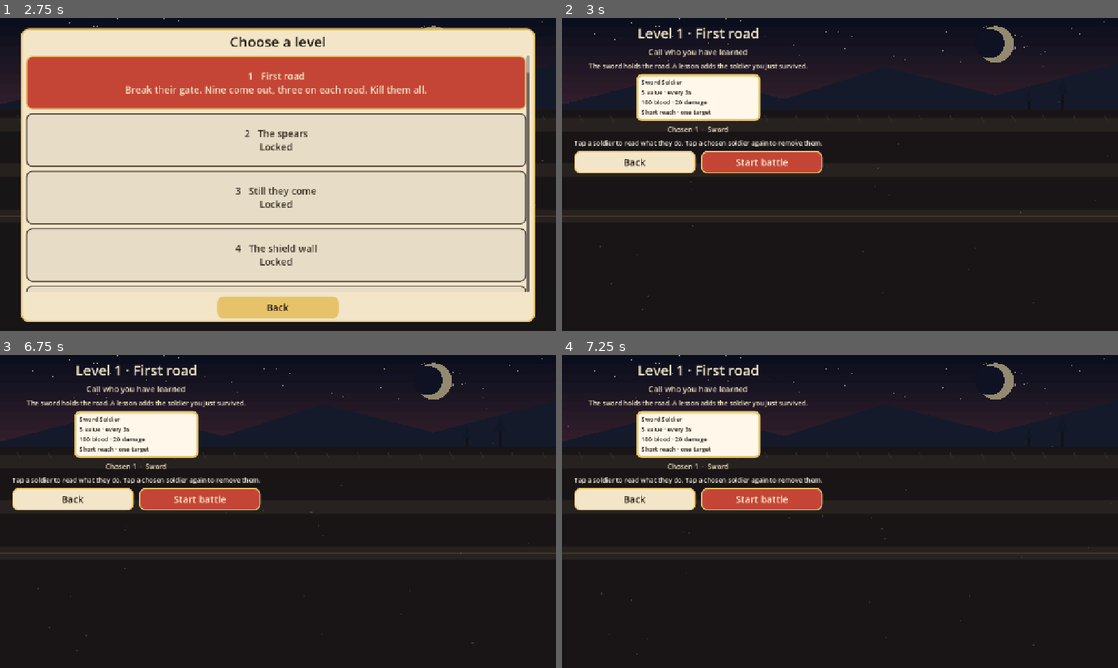
Above: before the commit, frames 1-4 (two rows, left to right).
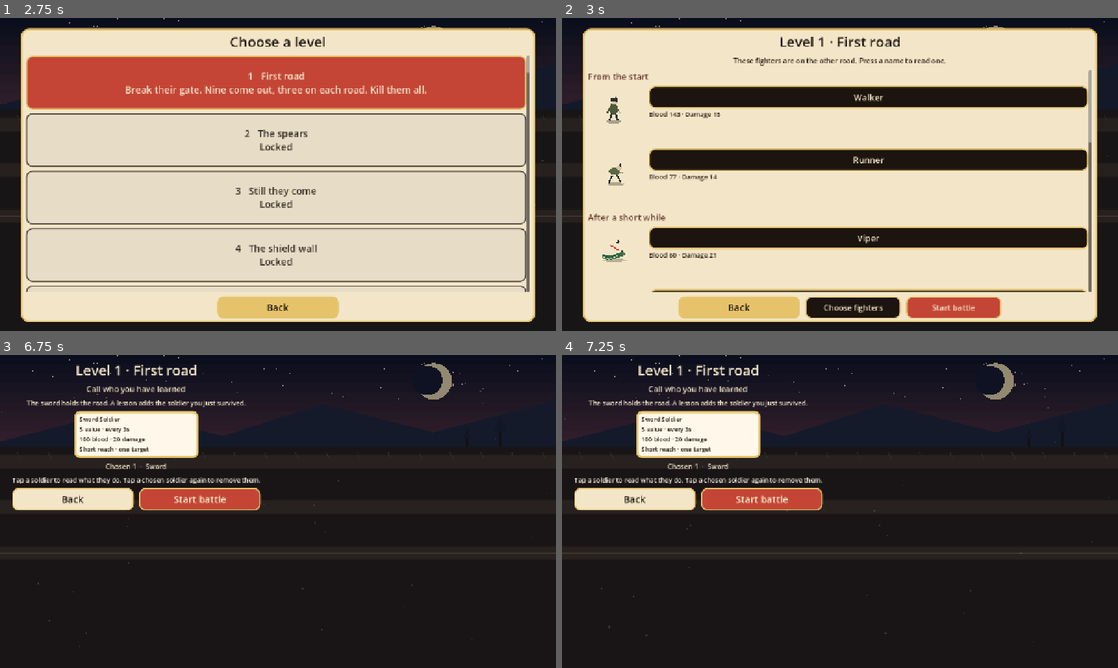
Above: after the commit, the same moments.

Repository: thomakhy025-code/n-vs-z
Game: Godot game, scene res://scenes/main.tscn
Same seed, same stepped clock (60 frames per second), same inputs: the game is played once before the commit and once after it.
Inputs (mouse positions are in pixels of both pictures, inside the frame that each line leads up to):
- Up to frame 1 (2.75 s): click "Play" at 0.5 s; click "Back" at 1.25 s; click "Play" at 2 s
- Up to frame 2 (3 s): click "1 First road Break their gate…" at 2.75 s
- Up to frame 3 (6.75 s): click "Back" at 3.5 s; tap Enter (ui_accept) at 4.25, 4.52, 4.82, 5, 5.75 s; move the mouse to (400, 495) at 4.27 s; hold D (move_right) 4.28-5 s; hold J (sword) 4.28-5 s; click (400, 495) at 4.42 s; drag from (166, 527) to (250, 574) at 5.02 s; move the mouse to (333, 442) at 5.77 s; hold D (move_right) 5.78-6.5 s; hold J (sword) 5.78-6.5 s; tap 1 (slot1) at 5.85 s; click (333, 442) at 5.92 s; click (289, 642) at 6.5 s, where only the run after the commit has a clickable "Choose fighters"
- Up to frame 4 (7.25 s): no input

Frame 1 is identical in both runs. In frame 2, 77% of the frame differs, in the area x 2-97%, y 3-98%; in frame 3, less than 0.1%; in frame 4, less than 0.1%.

Commit message:
Show each level's enemies, with a full card on the name, before the squad is chosen.
Co-authored-by: Cursor <cursoragent@cursor.com>

Diff:
--- a/scripts/battle.gd
+++ b/scripts/battle.gd
@@ -524,6 +524,10 @@
 
 
 func _enemy_options() -> Array:
+	return enemy_ids(level_no, rules, battle_time)
+
+
+static func enemy_ids(level_no: int, rules: Dictionary, battle_time: float) -> Array:
 	var human := str(rules.get("faction", "")) == "human"
 	var modern := human and level_no >= 61
 	var dire := (not human) and level_no >= 41
@@ -532,7 +536,16 @@
 		options = ["knives", "buck", "firebow"]
 	elif dire:
 		options = ["walker", "runner", "moth"]
-	if battle_time >= _rule_f("oni_at", 50.0):
+	var oni_at := 50.0
+	var brute_at := 24.0
+	var spitter_at := 12.0
+	if rules.has("oni_at"):
+		oni_at = float(rules["oni_at"])
+	if rules.has("brute_at"):
+		brute_at = float(rules["brute_at"])
+	if rules.has("spitter_at"):
+		spitter_at = float(rules["spitter_at"])
+	if battle_time >= oni_at:
 		if modern:
 			options = ["scope", "aria", "smog", "crow", "buck", "ward", "fan"]
 		elif human:
@@ -541,7 +554,7 @@
 			options = ["glut", "oni", "brood", "elder", "moth", "howler", "storm"]
 		else:
 			options = ["oni", "howler", "storm", "herald", "reaver", "shell", "walker", "runner"]
-	elif battle_time >= _rule_f("brute_at", 24.0):
+	elif battle_time >= brute_at:
 		if modern:
 			options = ["smog", "aria", "buck", "javelin", "ward", "fan"]
 		elif human:
@@ -550,7 +563,7 @@
 			options = ["brood", "elder", "moth", "howler", "reaver", "viper", "walker"]
 		else:
 			options = ["howler", "herald", "reaver", "shell", "viper", "walker", "runner"]
-	elif battle_time >= _rule_f("spitter_at", 12.0):
+	elif battle_time >= spitter_at:
 		if modern:
 			options = ["buck", "knives", "firebow", "javelin", "ward"]
 		elif human:
@@ -562,11 +575,16 @@
 	return options
 
 
-func _scaled_enemy(entry: Dictionary) -> Dictionary:
+static func faced_enemy(entry: Dictionary, rules: Dictionary) -> Dictionary:
 	var copy: Dictionary = entry.duplicate()
-	var mult := _rule_f("dmg_mult", 1.0)
+	var mult := 1.0
+	var hp_mult := 1.0
+	if rules.has("dmg_mult"):
+		mult = float(rules["dmg_mult"])
+	if rules.has("hp_mult"):
+		hp_mult = float(rules["hp_mult"])
 	var kind := str(copy.get("id", ""))
-	copy["hp"] = maxi(1, int(round(float(copy["hp"]) * _rule_f("hp_mult", 1.0))))
+	copy["hp"] = maxi(1, int(round(float(copy["hp"]) * hp_mult)))
 	if kind == "ward":
 		copy["damage"] = 5
 	elif kind == "fan":
@@ -586,6 +604,10 @@
 	if copy.has("chew"):
 		copy["chew"] = maxi(1, int(round(float(copy["chew"]) * mult)))
 	return copy
+
+
+func _scaled_enemy(entry: Dictionary) -> Dictionary:
+	return faced_enemy(entry, rules)
 
 
 func _rule_f(key: String, fallback: float) -> float:
--- a/scripts/main.gd
+++ b/scripts/main.gd
@@ -26,7 +26,7 @@
 
 The other gate calls its own fighters. On monster levels they are walkers, runners, a howler, a viper, a storm, a heral …(2548 unchanged characters)…
 
-Play lists seventy levels. The first is open. Winning a leve …(389 unchanged characters)… a little when the soldiers first arrive.
+Play lists seventy levels. The first is open. Winning a leve …(389 unchanged characters)… a little when the soldiers first arrive. Before you choose who to bring, the level shows the other side, each fighter with a skin and a name. Press a name to read blood, damage, attacking distance, attacking range, speed, and the special skill.
 
 Each level you open pays 100 diamonds. Clearing a level also pays coins. The base is 200 coins times the level. Three m …(328 unchanged characters)…
 
@@ -226,6 +226,7 @@
 })();
 """
 var chosen_level: int = 1
+var foe_return: bool = false
 var screen: String = "menu"
 var layout_account: bool = false
 var picking_duel: bool = false
@@ -340,11 +341,14 @@
 	elif screen == "duel":
 		show_title()
 		get_viewport().set_input_as_handled()
+	elif screen == "foe_detail":
+		_show_foes()
+		get_viewport().set_input_as_handled()
+	elif screen == "foe":
+		_show_levels()
+		get_viewport().set_input_as_handled()
 	elif screen == "select":
-		if picking_duel:
-			_show_duel()
-		else:
-			_show_levels()
+		_leave_select()
 		get_viewport().set_input_as_handled()
 
 
@@ -913,7 +917,266 @@
 	if index > unlocked or index < 1:
 		return
 	chosen_level = index
-	_show_select()
+	foe_return = true
+	_show_foes()
+
+
+func _show_foes() -> void:
+	screen = "foe"
+	if not picking_duel:
+		_prepare_loadout()
+	var rules: Dictionary = Levels.level(chosen_level)
+	var box := _open_page("Level %d · %s" % [int(rules["index"]), str(rules["name"])])
+	var intro := UiSkin.label("These fighters are on the other road. Press a name to read one.", 16, Color("2c2118"))
+	intro.horizontal_alignment = HORIZONTAL_ALIGNMENT_CENTER
+	intro.autowrap_mode = TextServer.AUTOWRAP_WORD_SMART
+	box.add_child(intro)
+	var scroll := ScrollContainer.new()
+	scroll.size_flags_horizontal = Control.SIZE_EXPAND_FILL
+	scroll.size_flags_vertical = Control.SIZE_EXPAND_FILL
+	scroll.horizontal_scroll_mode = ScrollContainer.SCROLL_MODE_DISABLED
+	box.add_child(scroll)
+	var list := VBoxContainer.new()
+	list.add_theme_constant_override("separation", 8)
+	list.size_flags_horizontal = Control.SIZE_EXPAND_FILL
+	scroll.add_child(list)
+	for band in _foe_bands(chosen_level):
+		var when := UiSkin.label(str(band["when"]), 20, Color("6b3a32"))
+		when.mouse_filter = Control.MOUSE_FILTER_IGNORE
+		list.add_child(when)
+		for row in band["rows"]:
+			list.add_child(_foe_row(str(row["id"]), str(row["kind"])))
+	var actions := HBoxContainer.new()
+	actions.alignment = BoxContainer.ALIGNMENT_CENTER
+	actions.add_theme_constant_override("separation", 12)
+	box.add_child(actions)
+	var back := _menu_button("Back", Color("e6c36a"), _show_levels)
+	back.size_flags_horizontal = Control.SIZE_SHRINK_CENTER
+	actions.add_child(back)
+	var choose := _menu_button("Choose fighters", Color("1c140e"), _show_select, 220, 18)
+	actions.add_child(choose)
+	if _squad_ok():
+		actions.add_child(_menu_button("Start battle", Color("c44536"), _begin_from_select, 220, 18))
+
+
+func _foe_row(id: String, kind: String) -> HBoxContainer:
+	var entry := _foe_entry(id, kind)
+	var row := HBoxContainer.new()
+	row.add_theme_constant_override("separation", 12)
+	row.alignment = BoxContainer.ALIGNMENT_BEGIN
+	row.size_flags_horizontal = Control.SIZE_EXPAND_FILL
+	var portrait := _foe_portrait(str(entry.get("paint", id)), 128, 136)
+	row.add_child(portrait)
+	var column := VBoxContainer.new()
+	column.size_flags_horizontal = Control.SIZE_EXPAND_FILL
+	column.add_theme_constant_override("separation", 2)
+	row.add_child(column)
+	var name_button := _menu_button(str(entry.get("name", id)), Color("1c140e"), _show_foe_detail.bind(id, kind), 360, 20)
+	name_button.size_flags_horizontal = Control.SIZE_EXPAND_FILL
+	column.add_child(name_button)
+	var facts := UiSkin.label("Blood %d · Damage %d" % [int(entry.get("hp", 0)), int(entry.get("damage", 0))], 15, Color("2c2118"))
+	facts.mouse_filter = Control.MOUSE_FILTER_IGNORE
+	column.add_child(facts)
+	return row
+
+
+func _foe_portrait(kind: String, wide: float, tall: float) -> Portrait:
+	var portrait := Portrait.new()
+	portrait.kind = kind
+	portrait.fit = true
+	portrait.custom_minimum_size = Vector2(wide, tall)
+	portrait.size_flags_vertical = Control.SIZE_SHRINK_CENTER
+	return portrait
+
+
+func _show_foe_detail(id: String, kind: String) -> void:
+	screen = "foe_detail"
+	var entry := _foe_entry(id, kind)
+	var box := _open_page(str(entry.get("name", id)))
+	var where := UiSkin.label("Level %d · %s" % [chosen_level, str(Levels.level(chosen_level)["name"])], 16, Color("6b3a32"))
+	where.horizontal_alignment = HORIZONTAL_ALIGNMENT_CENTER
+	box.add_child(where)
+	var frame := CenterContainer.new()
+	frame.custom_minimum_size = Vector2(0, 150)
+	frame.add_child(_foe_portrait(str(entry.get("paint", id)), 220, 140))
+	box.add_child(frame)
+	var scroll := ScrollContainer.new()
+	scroll.size_flags_horizontal = Control.SIZE_EXPAND_FILL
+	scroll.size_flags_vertical = Control.SIZE_EXPAND_FILL
+	scroll.horizontal_scroll_mode = ScrollContainer.SCROLL_MODE_DISABLED
+	box.add_child(scroll)
+	var column := VBoxContainer.new()
+	column.size_flags_horizontal = Control.SIZE_EXPAND_FILL
+	scroll.add_child(column)
+	var body := UiSkin.label(_foe_detail_text(entry, kind), 18, Color("2c2118"))
+	body.autowrap_mode = TextServer.AUTOWRAP_WORD_SMART
+	body.size_flags_horizontal = Control.SIZE_EXPAND_FILL
+	body.mouse_filter = Control.MOUSE_FILTER_IGNORE
+	column.add_child(body)
+	var pad := Control.new()
+	pad.custom_minimum_size = Vector2(0, 8)
+	pad.mouse_filter = Control.MOUSE_FILTER_IGNORE
+	column.add_child(pad)
+	scroll.resized.connect(_fit_scroll_label.bind(scroll, body))
+	var back := _menu_button("Back", Color("e6c36a"), _show_foes)
+	back.size_flags_horizontal = Control.SIZE_SHRINK_CENTER
+	box.add_child(back)
+
+
+func _foe_bands(level_index: int) -> Array:
+	var rules: Dictionary = Levels.level(level_index)
+	var seen: Dictionary = {}
+	var bands: Array = []
+	_collect_band(bands, seen, "From the start", BattleScript.enemy_ids(level_index, rules, 0.0))
+	_collect_band(bands, seen, "After a short while", BattleScript.enemy_ids(level_index, rules, float(rules["spitter_at"])))
+	_collect_band(bands, seen, "The harder wave", BattleScript.enemy_ids(level_index, rules, float(rules["brute_at"])))
+	_collect_band(bands, seen, "The last wave", BattleScript.enemy_ids(level_index, rules, float(rules["oni_at"])))
+	if bool(seen.get("brood", false)):
+		bands.append({"when": "When Brood dies", "rows": [{"id": "ling", "kind": "road"}]})
+	var lesson := str(rules.get("lesson", ""))
+	if lesson != "":
+		bands.append({"when": "When their gate breaks", "rows": [{"id": lesson, "kind": "lesson"}]})
+	elif bool(rules.get("boss", false)):
+		bands.append({"when": "When their gate breaks", "rows": [{"id": "boss", "kind": "boss"}]})
+	return bands
+
+
+func _collect_band(bands: Array, seen: Dictionary, when: String, ids: Array) -> void:
+	var rows: Array = []
+	for id in ids:
+		var key := str(id)
+		if bool(seen.get(key, false)):
+			continue
+		seen[key] = true
+		rows.append({"id": key, "kind": "road"})
+	if rows.is_empty():
+		return
+	bands.append({"when": when, "rows": rows})
+
+
+func _foe_entry(id: String, kind: String) -> Dictionary:
+	var rules: Dictionary = Levels.level(chosen_level)
+	if kind == "lesson":
+		var lesson := Catalog.lesson_foe(id, chosen_level)
+		if lesson.is_empty():
+			return {"id": id, "name": id, "paint": id, "hp": 1, "damage": 1}
+		return lesson
+	if kind == "boss":
+		var boss := Catalog.find_in(Catalog.enemy_roster(), "boss")
+		if boss.is_empty():
+			return {"id": "boss", "name": "General", "paint": "general", "hp": 1000, "damage": 200}
+		boss = boss.duplicate()
+		if str(rules.get("faction", "")) == "human":
+			boss["paint"] = "general"
+			boss["name"] = "General"
+		return boss
+	var entry := Catalog.find_in(Catalog.enemy_roster(), id)
+	if entry.is_empty():
+		return {"id": id, "name": id, "paint": id, "hp": 1, "damage": 1}
+	return BattleScript.faced_enemy(entry, rules)
+
+
+func _foe_detail_text(entry: Dictionary, kind: String) -> String:
+	var distance := float(entry.get("engage", 0.0))
+	var reach := float(entry.get("reach", 0.0))
+	var speed := float(entry.get("speed", 0.0))
+	var lines: PackedStringArray = PackedStringArray()
+	lines.append("Blood  %d" % int(entry.get("hp", 0)))
+	lines.append("Damage  %d" % int(entry.get("damage", 0)))
+	lines.append("Attacking distance  %s · %s. How close a foe must be before this one steps in." % [_num(distance), _reach_words(distance)])
+	lines.append("Attacking range  %s · %s. How far the blow itself lands." % [_num(reach), _reach_words(reach)])
+	lines.append("Speed  %s · %s" % [_num(speed), _speed_word(speed)])
+	lines.append("Time between strikes  %ss" % _num(float(entry.get("interval", 0.0))))
+	var foe_id := str(entry.get("id", ""))
+	if kind == "road" and foe_id != "ling":
+		lines.append("The other gate spends %d value, then waits %ss." % [int(entry.get("cost", 0)), _num(float(entry.get("cooldown", 0.0)))])
+	if int(entry.get("bounty", 0)) > 0 and kind != "boss":
+		lines.append("Beating one pays %d value." % int(entry.get("bounty", 0)))
+	lines.append("")
+	lines.append("Special skill")
+	lines.append(_foe_skill(entry, kind))
+	return "\n".join(lines)
+
+
+func _reach_words(value: float) -> String:
+	if value >= 1000.0:
+		return "the whole road"
+	if value >= 300.0:
+		return "long"
+	if value >= 140.0:
+		return "mid"
+	return "short"
+
+
+func _speed_word(value: float) -> String:
+	if value < 40.0:
+		return "slow"
+	if value < 80.0:
+		return "steady"
+	if value < 120.0:
+		return "quick"
+	return "fast"
+
+
+func _foe_skill(entry: Dictionary, kind: String) -> String:
+	var id := str(entry.get("id", ""))
+	if kind == "lesson":
+		return "Nine of these walk out when the gate breaks, three on each road. Kill all nine and this call is yours. The numbers above are what those nine have."
+	if kind == "boss" or id == "boss":
+		return "Walks out when the gate breaks. The level ends when this one dies."
+	match id:
+		"walker":
+			return "Walks one road and strikes one fighter at short range."
+		"runner":
+			return "Faster than a walker, and the next blow comes sooner."
+		"howler":
+			return "Hangs from the curse. Only an archer can hit it there. It swings once for %d onto an archer, a leveling caster, or a healing caster, then stays on the road." % int(entry.get("swing", 0))
+		"viper":
+			return "The bite holds one fighter still for 2 seconds, so they cannot move or strike, until a healing caster clears it. If two fighters are in front, it bites the one who hits harder and does not hold them. Most blows miss the viper."
+		"storm":
+			return "Waits, then lightning hits the fighter in front and four others on any road, and holds each for 1 second."
+		"herald":
+			return "Calls two other monsters every few seconds. Those calls pay no value when they fall."
+		"shell":
+			return "Slow, hits softly, and carries a great deal of blood."
+		"reaver":
+			return "A harder hitter for a moderate call. One target."
+		"oni":
+			return "A heavy blow that hits everyone in range on its road. Slow, and very hard to bring down."
+		"moth":
+			return "Flies on one road. A short weapon cannot hit it, and those fighters stop beneath it, though they still fight a closer fighter on the ground."
+		"elder":
+			return "Appears somewhere on the road, strikes whoever is nearest, friend or foe, and fades after 15 seconds. Many blows miss Elder."
+		"glut":
+			return "Very slow. It eats the fighter in front, except a berserker or a flyer, then sits for 5 seconds and heals. The bite deals %d. It deals no ordinary damage." % int(entry.get("chew", 0))
+		"brood":
+			return "Bites one fighter. When it dies, three quick Lings crawl out."
+		"ling":
+			return "A small fast biter that crawls out of Brood. It does not split again."
+		"knives":
+			return "Matches the sword soldier. One target, at short range."
+		"firebow":
+			return "Thin blood and a hard shot, then fire stays on that spot for 3 seconds and deals %d." % int(entry.get("burn", 0))
+		"fan":
+			return "Thin blood. The hit stays at 3. Once every 4 seconds it blows the whole road: fighters past the middle go back to the middle, and the others go back to their castle. The gust also stretches any fire or ice and keeps it burning 2 seconds longer."
+		"ward":
+			return "A great shield and a great deal of blood. The hit stays at 5."
+		"javelin":
+			return "Throws five long heavy shots, then fights up close. The short sword deals %d." % int(entry.get("sword", 0))
+		"drum":
+			return "Deals no damage. It lifts three allies at once, the way a leveling caster lifts one."
+		"crow":
+			return "Waits, then the first strike deals %d. After that it fights up close like the horse rider." % int(entry.get("opening", 0))
+		"smog":
+			return "Deals no damage. Smoke follows where it walks and hides that stretch for 10 seconds."
+		"buck":
+			return "Fires a shotgun once a second, four times, then reloads for 2 seconds. The shot reaches 100."
+		"scope":
+			return "Fires one long heavy shot every 3 seconds, and has little blood."
+		"aria":
+			return "Deals no damage. The song lifts every ally on every road at once, at half the strength of a leveling caster. A second song does not stack."
+		_:
+			return "Strikes one fighter on its own road."
 
 
 func _open_page(heading: String) -> VBoxContainer:
@@ -1191,6 +1454,9 @@
 	if picking_duel:
 		_show_duel()
 		return
+	if foe_return:
+		_show_foes()
+		return
 	_show_levels()
 
 
@@ -1291,6 +1557,7 @@
 		Net.announce_reselect()
 		return
 	_drop_battle()
+	foe_return = false
 	_show_select()
 
 
@@ -1314,11 +1581,9 @@
 		show_title()
 		return
 	chosen_level = nxt
-	if _squad_ok():
-		_start_battle(loadout, "", nxt)
-	else:
-		_drop_battle()
-		_show_select()
+	_drop_battle()
+	foe_return = true
+	_show_foes()
 
 
 func _drop_battle() -> void:
@@ -2958,9 +3223,12 @@
 	var kind: String = "sword"
 	var sheet: bool = false
 	var navy: bool = false
+	var fit: bool = false
 
 	func _ready() -> void:
 		mouse_filter = Control.MOUSE_FILTER_IGNORE
+		if fit:
+			clip_contents = true
 		resized.connect(queue_redraw)
 
 	func _draw() -> void:
@@ -2971,9 +3239,20 @@
 			head_y = -42.0
 			foot_y = 26.0
 			span_x = 104.0
+		elif kind == "moth" or kind == "glut" or kind == "brood" or kind == "oni" or kind == "crow" or kind == "elder" or kind == "shell" or kind == "general":
+			head_y = -56.0
+			foot_y = 32.0
+			span_x = 120.0
+		if fit:
+			head_y = -52.0
+			foot_y = 28.0
+			span_x = 104.0
 		var span_y := foot_y - head_y
 		var zoom := minf((size.x - 12.0) / span_x, (size.y - 8.0) / span_y)
-		zoom = clampf(zoom, 3.2, 8.2)
+		if fit:
+			zoom = clampf(zoom, 0.35, 4.0)
+		else:
+			zoom = clampf(zoom, 3.2, 8.2)
 		var origin_y := 4.0 - head_y * zoom
 		if origin_y + foot_y * zoom > size.y - 4.0:
 			origin_y = size.y - 4.0 - foot_y * zoom
Not shown, changed: docs/index.pck
Not shown, added: docs/nvs-3195076.pck
